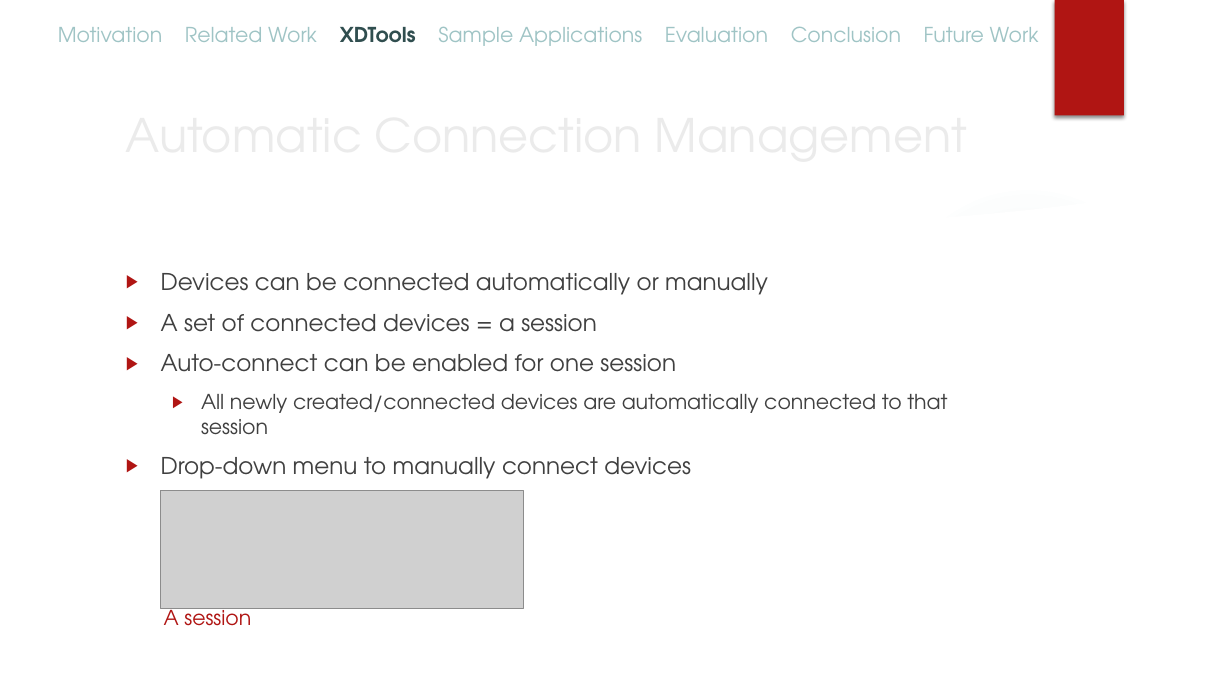
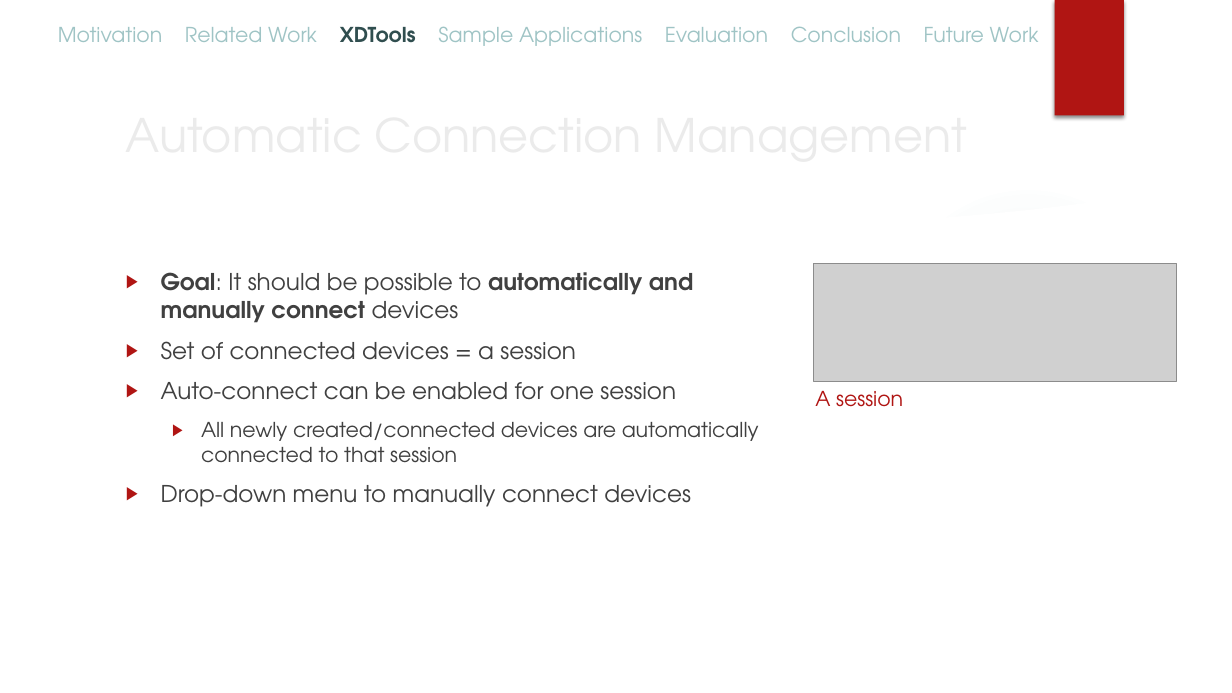
Before and after one commit to mhusm/XDTools, a slide deck: slide 11 of Presentations/Final/XDTools.pptx (slide 10 before the commit). Drawn at 1232x693 pixels with LibreOffice and Linux fonts; fonts in the diff are those of the drawing; grey boxes stand for pictures; background and template pictures are left out. Boxes give left, top, right and bottom in pixels: in the first picture for what was removed or moved away, otherwise in the second. Text is boxed around its words. In the diff, an @@ line names an element or a change of style, - is before the commit and + after.

```diff
--- a/Presentations/Final/XDTools.pptx
+++ b/Presentations/Final/XDTools.pptx
@@ picture: place and size @@
-picture at bbox=[160, 490, 523, 608]
+picture at bbox=[813, 263, 1177, 382]
@@ text at bbox=[161, 272, 693, 360]: text changed @@
-▶ Devices can be connected automatically or manually
-▶ A set of connected devices = a session
+▶ Goal: It should be possible to automatically and manually connect devices
+▶ Set of connected devices = a session
@@ text "A session" rewrapped from bbox=[164, 603, 251, 626] to bbox=[815, 391, 903, 407] @@
```
Also in this commit, not shown: 16 other slides changed, 2 slides added.
